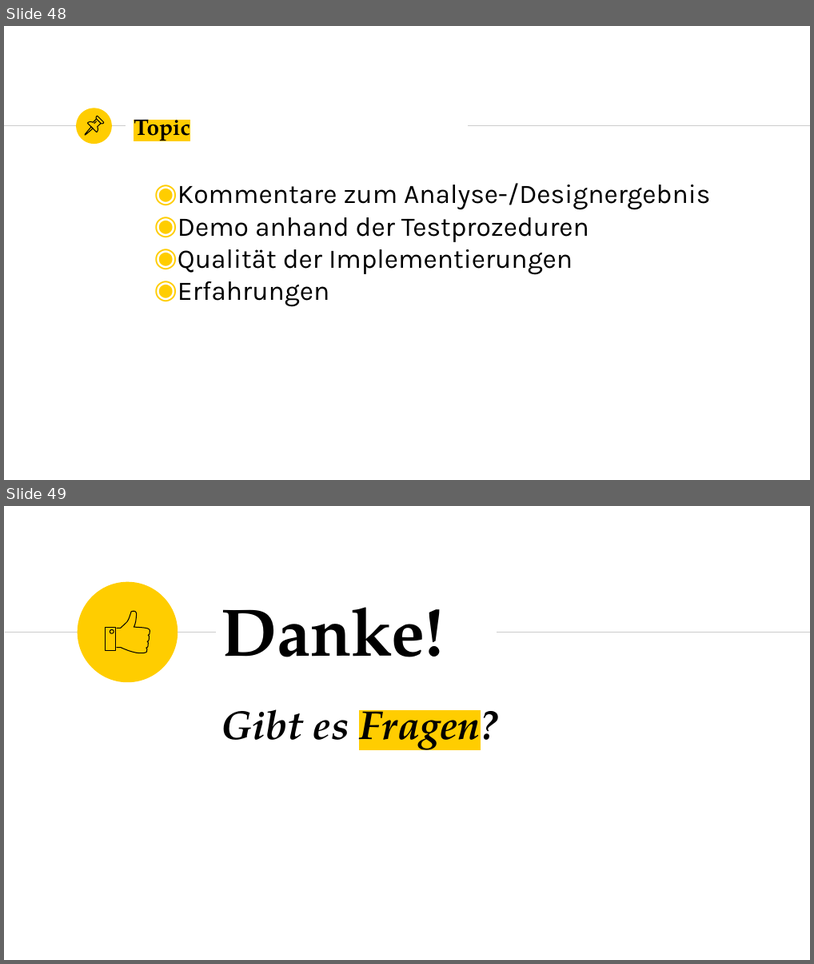
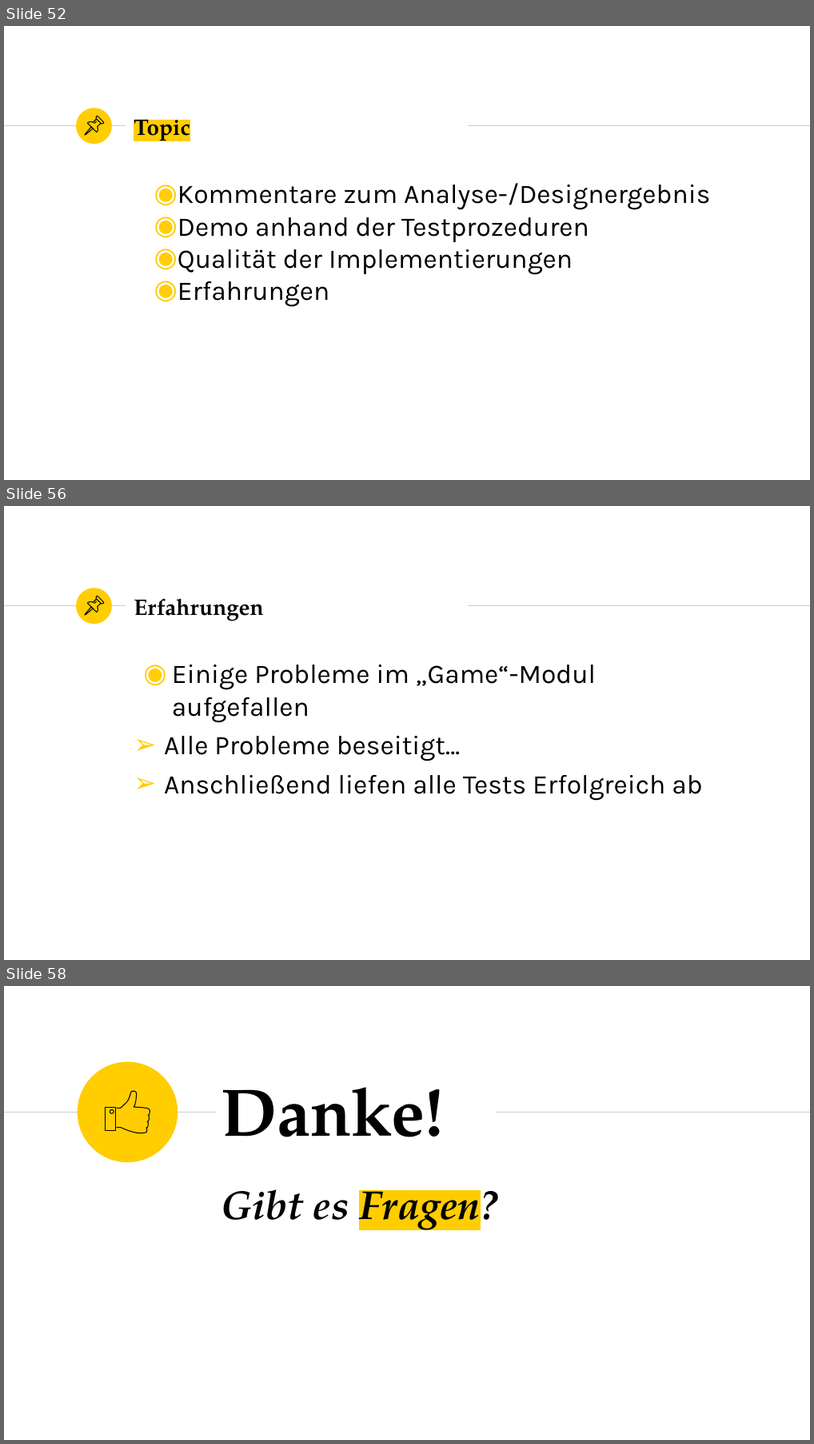
Before and after one commit to marcelherd/OOT-Projekt, a slide deck: Presentation/Presentation.pptx. Shown one above the other, each under a label of ours: slides 48 and 49 before the commit, slides 52, 56 and 58 after it; the slides between them are not shown. The pictures are 814x964 and 814x1444 pixels, drawn with LibreOffice and Linux fonts; fonts in the diff are those of the drawing. Boxes give left, top, right and bottom in pixels: in the first picture for what was removed or moved away, otherwise in the second. Text is boxed around its words. In the diff, an @@ line names an element or a change of style, - is before the commit and + after.

```diff
--- a/Presentation/Presentation.pptx
+++ b/Presentation/Presentation.pptx
@@ slide 56 added at (4, 506, 810, 960), background #FFFFFF; not listed: 3 template elements that a slide beside it also shows @@
@@ group added at (85, 596, 103, 615): 4 freeform shapes @@
@@ title added at (134, 598, 263, 621), 20 pt, text #000000, bold @@
+Erfahrungen
@@ text added at (164, 664, 702, 800), 24 pt, text #000000 @@
+◉ Einige Probleme im „Game“-Modul aufgefallen
+➢ Alle Probleme beseitigt…
+➢ Anschließend liefen alle Tests Erfolgreich ab
@@ what was slide 48 is now slide 52 @@
@@ what was slide 49 is now slide 58 @@
```
Also in this commit, not shown: 8 other slides added.
